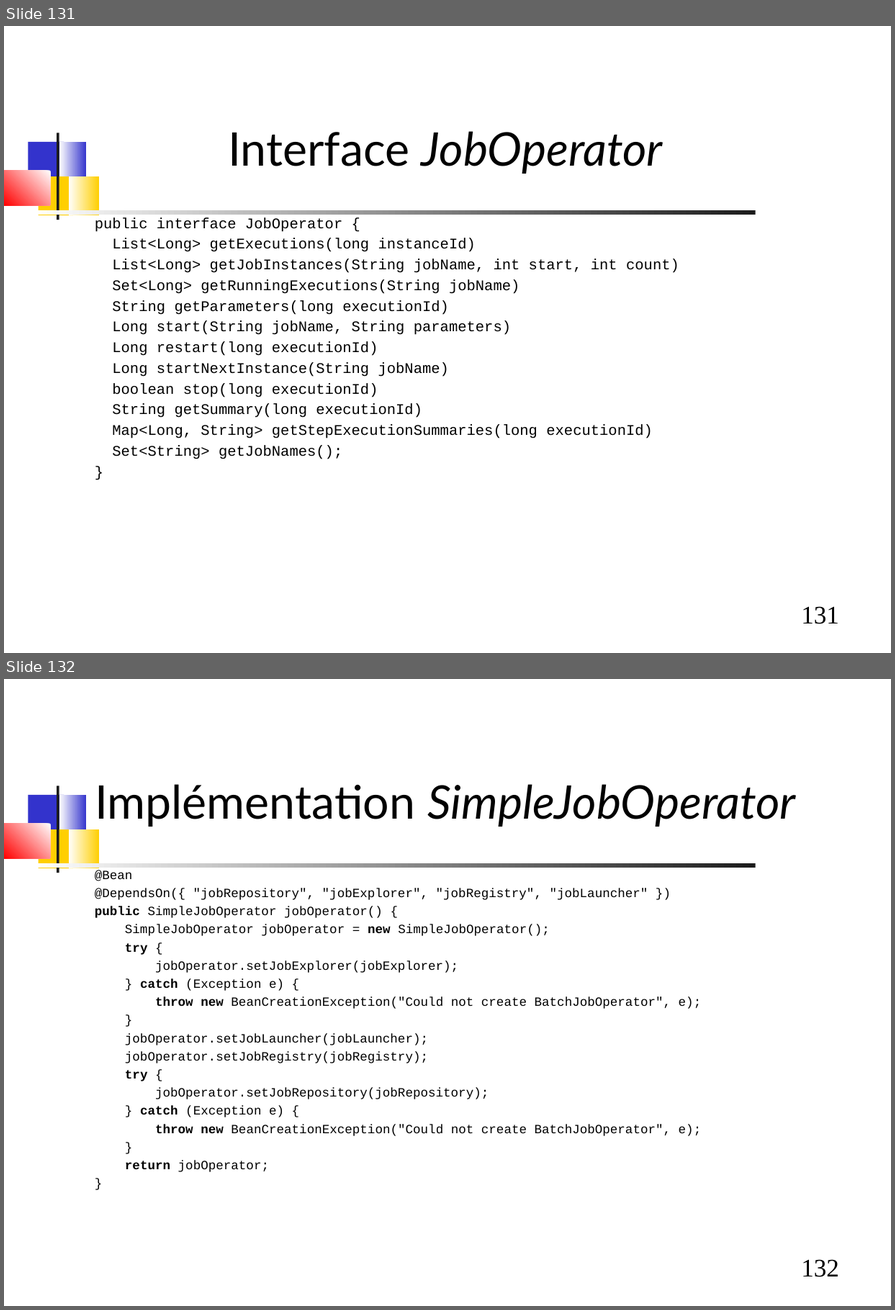
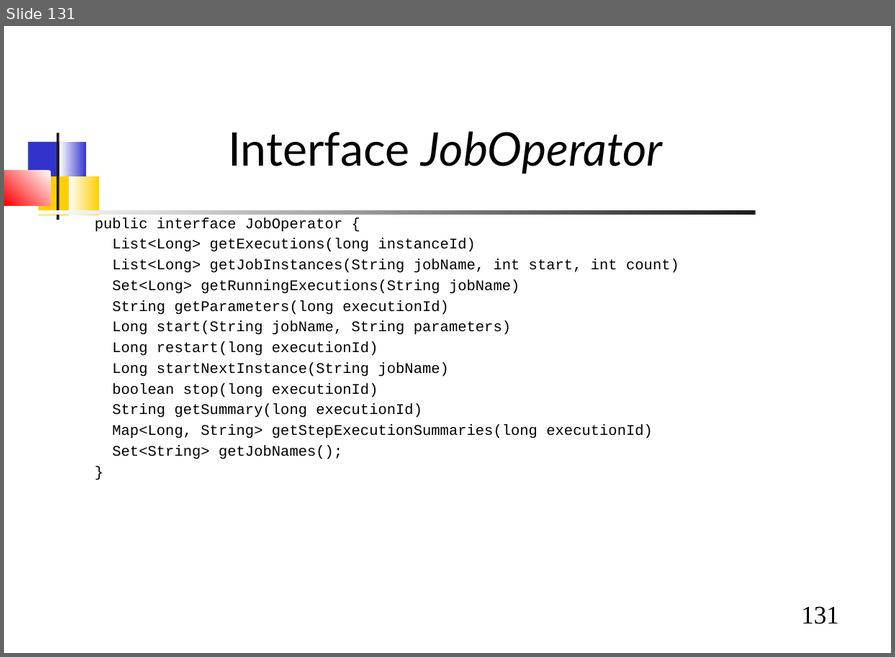
Before and after one commit to dthibau/springbatch, a slide deck: SpringBatch.odp. Shown one above the other, each under a label of ours: slides 131 and 132 before the commit, slide 131 after it. The pictures are 895x1310 and 895x657 pixels, drawn with LibreOffice and Linux fonts; fonts in the diff are those of the drawing. Boxes give left, top, right and bottom in pixels: in the first picture for what was removed or moved away, otherwise in the second. Text is boxed around its words. In the diff, an @@ line names an element or a change of style, - is before the commit and + after.

```diff
--- a/SpringBatch.odp
+++ b/SpringBatch.odp
@@ slide 132 removed at [4,679,891,1306], background #FFFFFF; not listed: 8 template elements that a slide beside it also shows @@
@@ title removed at [95,784,796,827] @@
-Implémentation SimpleJobOperator
@@ text removed at [95,871,702,1172] @@
-@Bean
-@DependsOn({ "jobRepository", "jobExplorer", "jobRegistry", "jobLauncher" })
-public SimpleJobOperator jobOperator() {
-SimpleJobOperator jobOperator = new SimpleJobOperator();
-try {
-jobOperator.setJobExplorer(jobExplorer);
-} catch (Exception e) {
-throw new BeanCreationException("Could not create BatchJobOperator", e);
-}
-jobOperator.setJobLauncher(jobLauncher);
-jobOperator.setJobRegistry(jobRegistry);
-try {
-jobOperator.setJobRepository(jobRepository);
-} catch (Exception e) {
-throw new BeanCreationException("Could not create BatchJobOperator", e);
-}
-return jobOperator;
-}
```
Also in this commit, not shown: 8 slides changed, 2 other slides removed, 2 other files.
